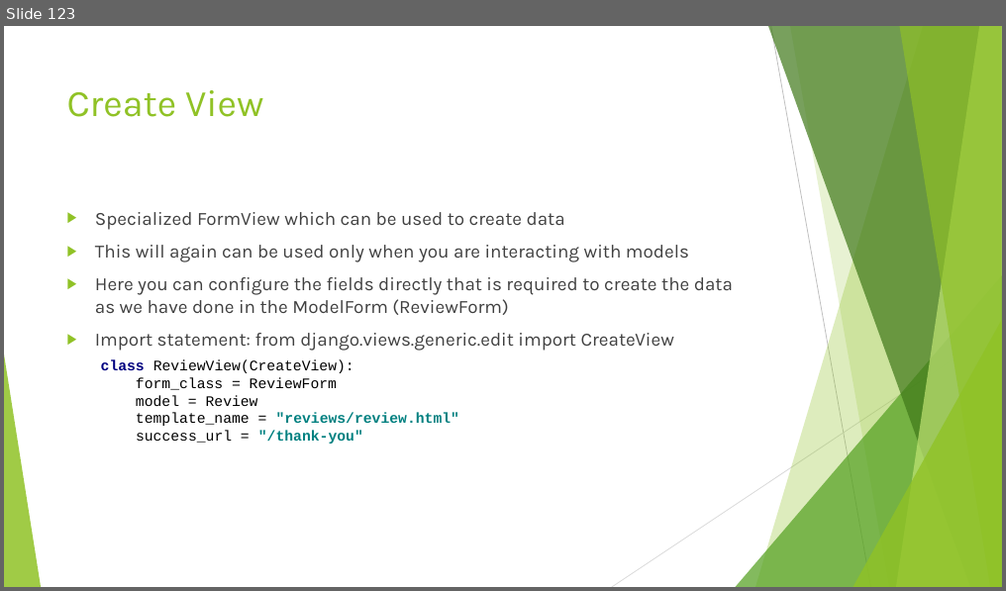
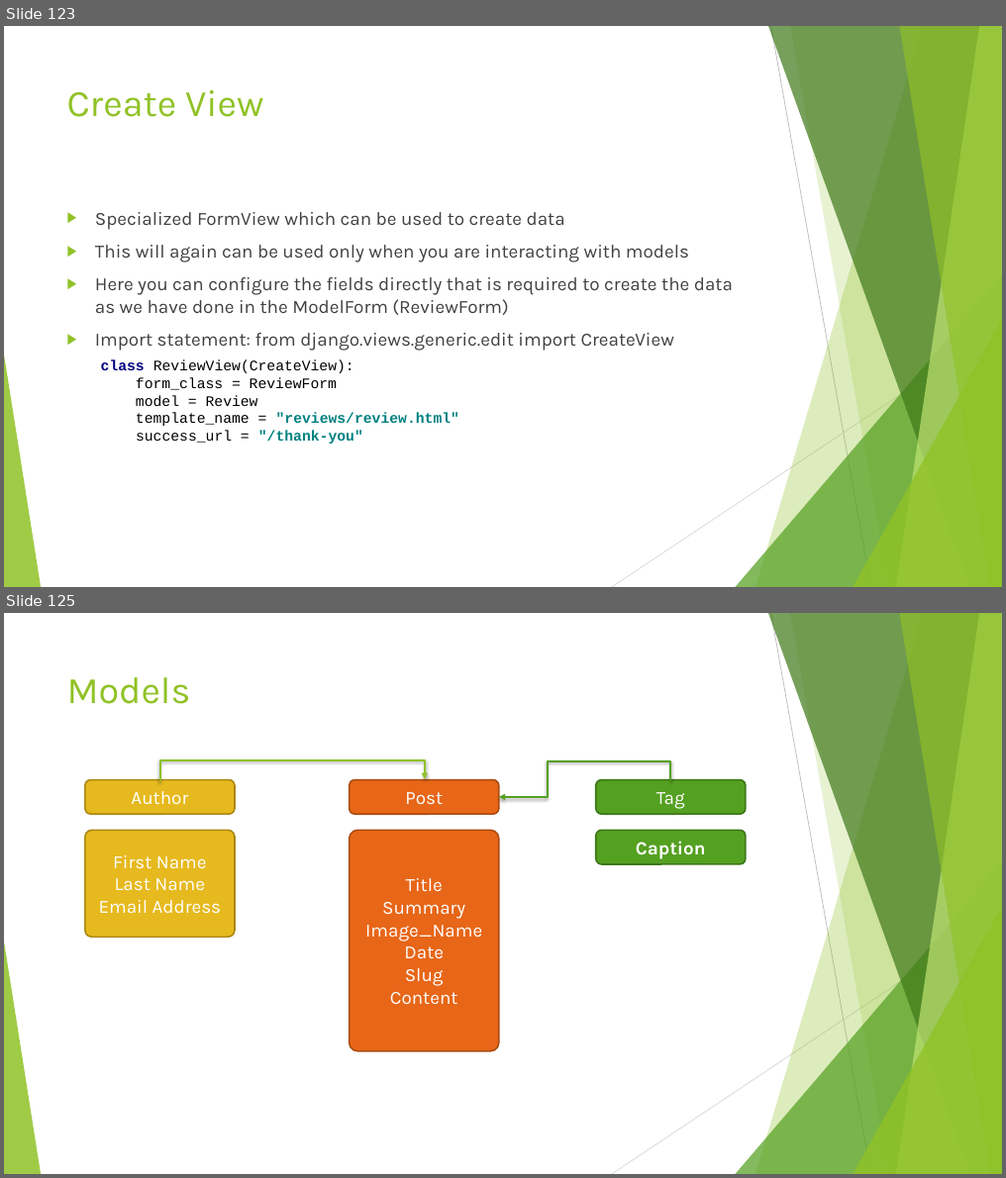
Before and after one commit to edyoda/PD-281220-Session-Code, a slide deck: Django EdYoda.pptx. Shown one above the other, each under a label of ours: slide 123 before the commit, slides 123 and 125 after it; the slides between them are not shown. The pictures are 1006x591 and 1006x1178 pixels, drawn with LibreOffice and Linux fonts; fonts in the diff are those of the drawing. Boxes give left, top, right and bottom in pixels: in the first picture for what was removed or moved away, otherwise in the second. Text is boxed around its words. In the diff, an @@ line names an element or a change of style, - is before the commit and + after.

```diff
--- a/Django EdYoda.pptx
+++ b/Django EdYoda.pptx
@@ slide 125 added at (4, 613, 1002, 1174), background #FFFFFF; not listed: 10 template elements that a slide beside it also shows @@
@@ title added at (67, 677, 191, 704), 36 pt, text #90C226 @@
+Models
@@ elbow arrow added from (160, 780) to (425, 779), #90C226 2 pt @@
@@ rounded rectangle added at (85, 780, 235, 814), fill #E6B91E, outline #AA8916 1.5 pt, 18 pt, text #FFFFFF @@
+Author
@@ rounded rectangle added at (350, 780, 499, 814), fill #E76618, outline #AB4B12 1.5 pt, 18 pt, text #FFFFFF @@
+Post
@@ elbow arrow added from (671, 780) to (499, 797), #54A021 2 pt @@
@@ rounded rectangle added at (596, 780, 746, 814), fill #54A021, outline #3E7618 1.5 pt, 18 pt, text #FFFFFF @@
+Tag
@@ rounded rectangle added at (85, 830, 235, 937), fill #E6B91E, outline #AA8916 1.5 pt, 18 pt, text #FFFFFF @@
+First Name
+Last Name
+Email Address
@@ rounded rectangle added at (350, 830, 499, 1052), fill #E76618, outline #AB4B12 1.5 pt, 18 pt, text #FFFFFF @@
+Title
+Summary
+Image_Name
+Date
+Slug
+Content
@@ rounded rectangle added at (596, 830, 746, 864), fill #54A021, outline #3E7618 1.5 pt, 18 pt, text #FFFFFF, bold @@
+Caption
```
Also in this commit, not shown: 2 other slides added, 43 other files.
